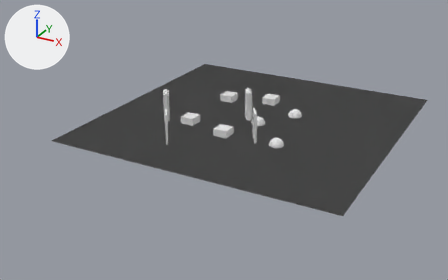
Two versions of the Blender file scenes/basic_portals.blend, one commit apart.
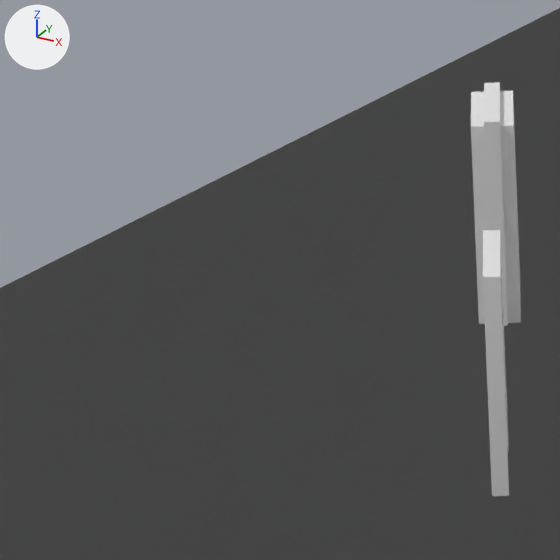
The first picture shows the older version from a camera (50 mm lens) standing at (36.1, -74.7, 33.0) and looking at (-3.6, -2.5, -3.1). The close-ups show both versions on the part from 22% to 39% of the width and 28% to 55% of the height of that picture; other places that the commit changed are outside them. Every picture has the same lights, and +X, +Y and +Z are marked at upper left.

Names of what the first close-up shows: 'Cube.005', 'Cube.007', 'Portal0', 'Walkmesh'.
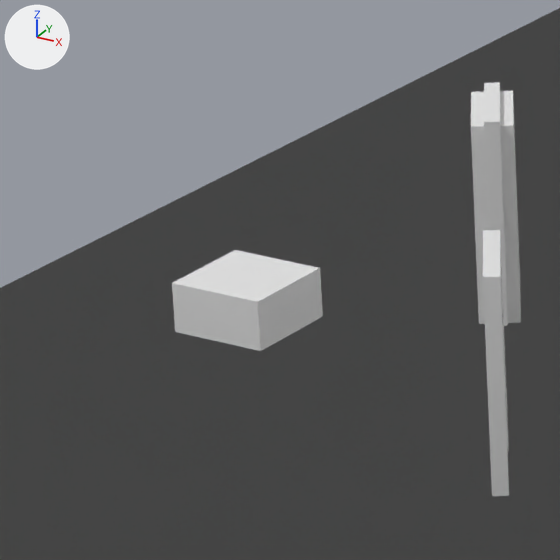
Location of each change, [x1, y1, x2, y2] in pixels of the close-ups (560 x 560 px):
'Cube', moved (not visible before): after [172, 250, 323, 351]

The change in detail:
Object 'Cube' (ob_cube) moves from (-7.33, -5.53, 0.0) to (-14.61, -9.19, 0.0).
